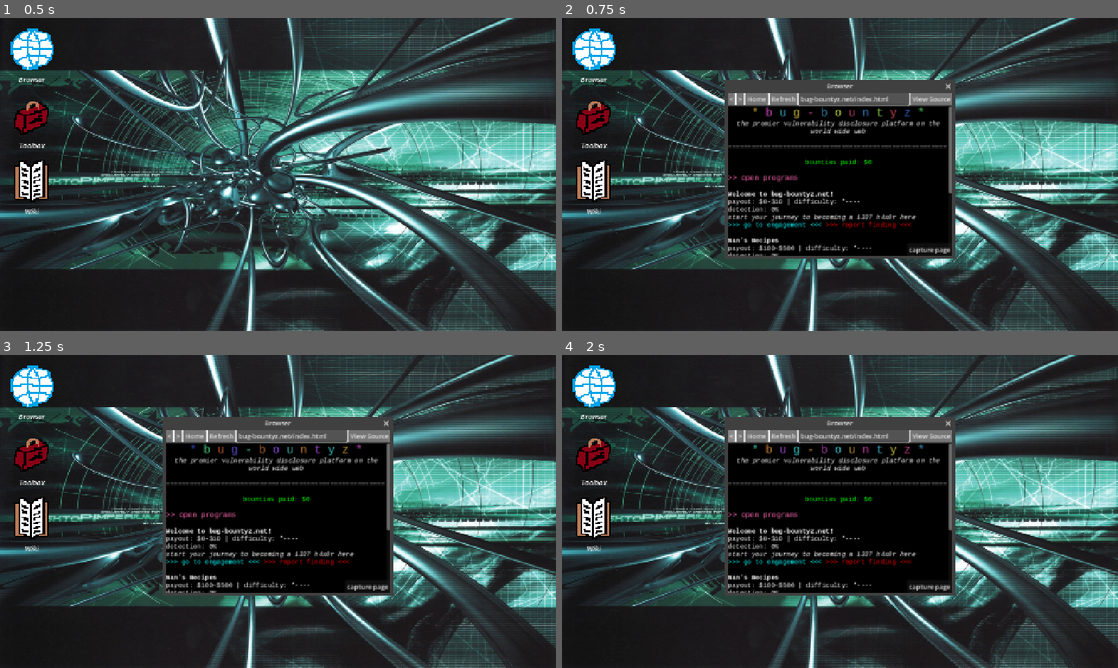
Above: before the commit, frames 1-4 (two rows, left to right).
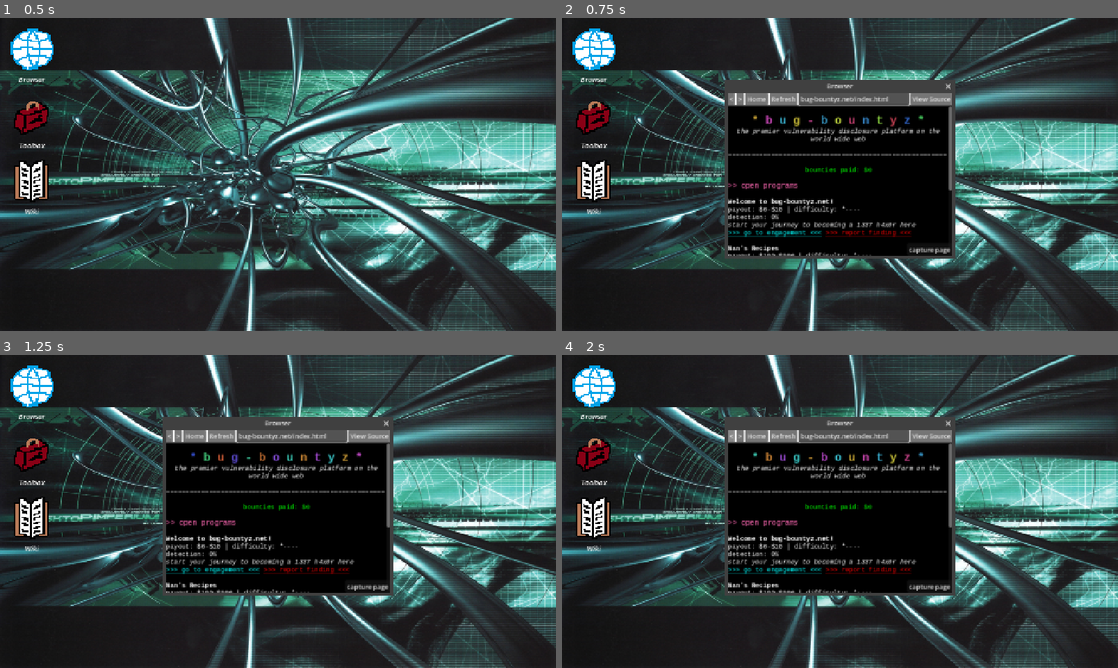
Above: after the commit, the same moments.

Repository: samiser/bug-bountyz
Game: Godot game, scene res://main.tscn
Same seed, same stepped clock (60 frames per second), same inputs: the game is played once before the commit and once after it.
Inputs (mouse positions are in pixels of both pictures, inside the frame that each line leads up to):
- Up to frame 1 (0.5 s): no input
- Up to frame 2 (0.75 s): tap Enter at 0.5 s; move the mouse to (595, 58) at 0.52 s; click (595, 58) at 0.67 s
- Up to frame 3 (1.25 s): no input
- Up to frame 4 (2 s): click "<" at 1.25 s

Frame 1 is identical in both runs. In frame 2, 4.6% of the frame differs, in the area x 29-71%, y 28-76%; in frame 3, 4.6%; in frame 4, 4.6%.

Commit message:
more per-site theming

Diff:
--- a/resources/sites/nansrecipes.com/about_nan.tres
+++ b/resources/sites/nansrecipes.com/about_nan.tres
@@ -5,8 +5,7 @@
 
 [resource]
 script = ExtResource("1_ntlry")
-path = "about_nan.html"
-content = "[center][font=res://fonts/font_comic.TTF][font_size=20]ABOUT NAN[/font_size][/font]
+content = "[center][font_size=20]ABOUT NAN[/font_size]
 [url=/index][color=BLUE]HOME PAGE[/color][/url]
 [/center]"
 background_img = ExtResource("1_cfh5r")
--- a/resources/sites/nansrecipes.com/index.tres
+++ b/resources/sites/nansrecipes.com/index.tres
@@ -4,8 +4,7 @@
 
 [resource]
 script = ExtResource("1_3ub3e")
-path = "index.html"
-content = "[center][font=res://fonts/font_comic.TTF][font_size=20][hint=\"made by Jimmy!\"]WELCOME TO nansrecipes.com[/hint][/font_size][/font]
+content = "[center][font_size=20][hint=\"made by Jimmy!\"]WELCOME TO nansrecipes.com[/hint][/font_size]
 [url=/about_nan][color=BLUE]ABOUT NAN[/color][/url]
 [b]Recipe of the day:[/b]
 [img]res://images/img_muffins.jpg[/img]
--- a/resources/sites/nansrecipes.com/site.tres
+++ b/resources/sites/nansrecipes.com/site.tres
@@ -5,10 +5,15 @@
 [ext_resource type="Resource" uid="uid://babrl7eo7oadj" path="res://resources/sites/nansrecipes.com/index.tres" id="2_c75gj"]
 [ext_resource type="Resource" uid="uid://cgsecnjdonpk0" path="res://resources/sites/nansrecipes.com/about_nan.tres" id="3_3yr6h"]
 [ext_resource type="Resource" uid="uid://drs74f3jrdjs3" path="res://resources/sites/nansrecipes.com/secret_recipes.tres" id="4_8fj1m"]
+[ext_resource type="FontFile" uid="uid://wnesss37bwja" path="res://fonts/font_comic.TTF" id="6_c75gj"]
+
+[sub_resource type="Theme" id="Theme_3yr6h"]
+default_font = ExtResource("6_c75gj")
 
 [resource]
 script = ExtResource("1_t3uso")
 domain = "nansrecipes.com"
 fingerprints = Array[String](["22/tcp ssh OpenSSH 3.6.1p2", "80/tcp http Apache 1.3.27", "443/tcp http Apache 1.3.27"])
 pages = Array[ExtResource("1_7w3tj")]([ExtResource("2_c75gj"), ExtResource("3_3yr6h"), ExtResource("4_8fj1m")])
+theme = SubResource("Theme_3yr6h")
 metadata/_custom_type_script = "uid://cxbe6dwl3fs0w"
--- a/scripts/platform_page.gd
+++ b/scripts/platform_page.gd
@@ -3,7 +3,8 @@
 
 @export var bounties : Array[Bounty]
 
-const PAGE_TEMPLATE := """[center][rainbow][font_size=28]* b u g - b o u n t y z *[/font_size][/rainbow][/center]
+const PAGE_TEMPLATE := """
+[center][rainbow][font_size=28][b]* b u g - b o u n t y z *[/b][/font_size][/rainbow][/center]
 [center][i]the premier vulnerability disclosure platform on the world wide web[/i][/center]
 
 [color=gray]========================================================[/color]
